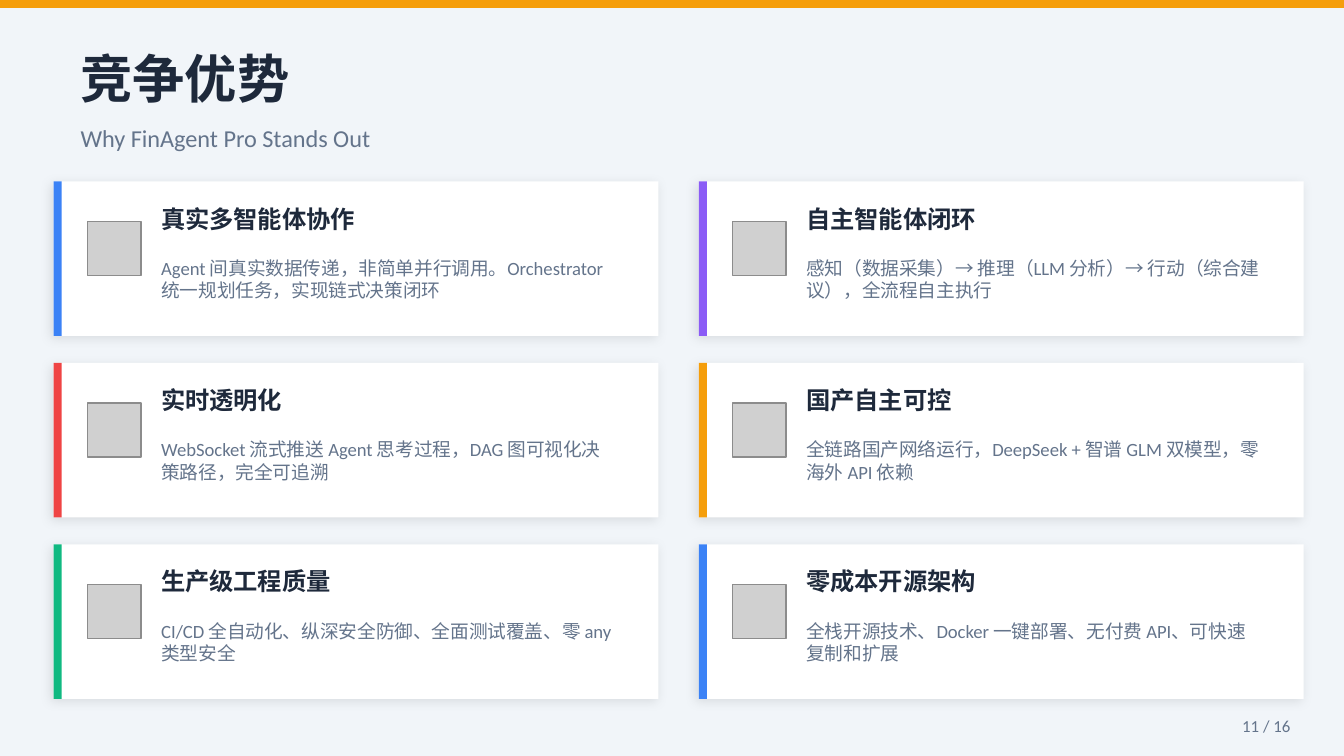
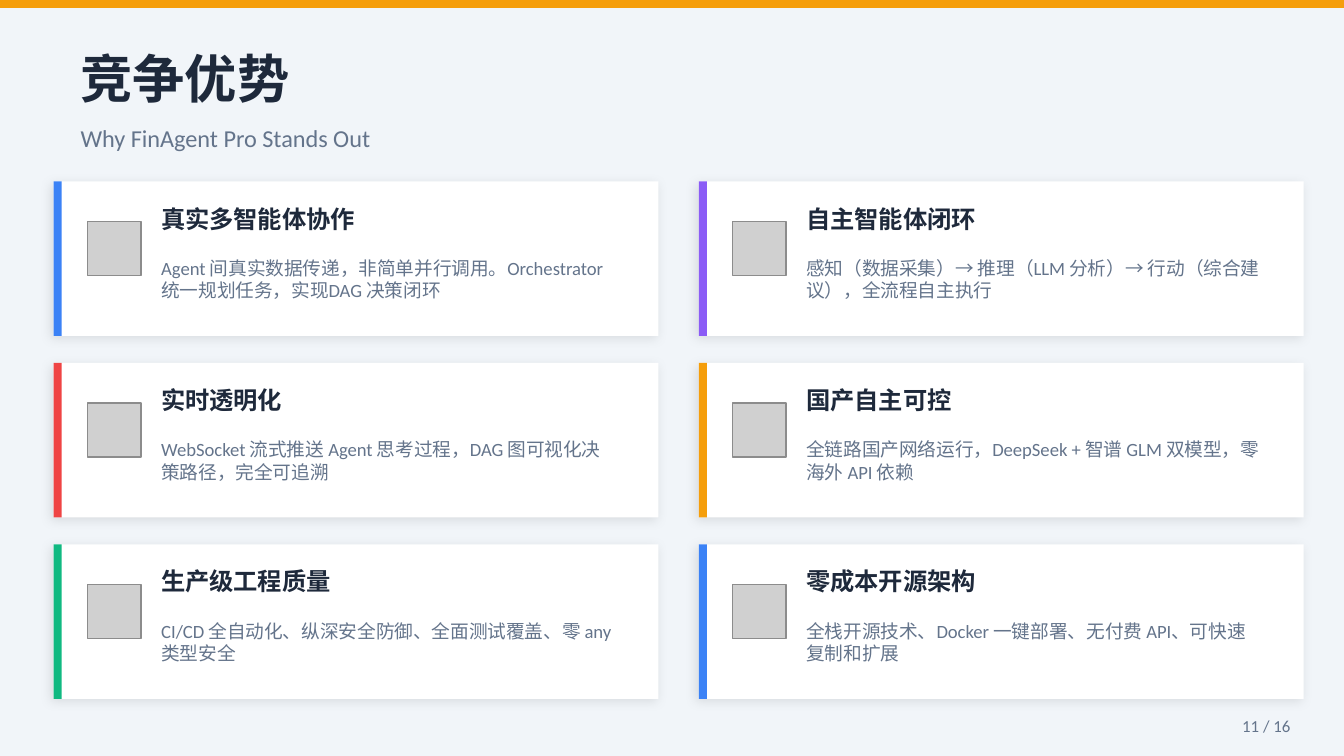
Before and after one commit to yigenfeng0707-netizen/finagent-pro, a slide deck: slide 11 of FinAgent-Pro-比赛答辩PPT.pptx. Drawn at 1344x756 pixels with LibreOffice and Linux fonts; fonts in the diff are those of the drawing; grey boxes stand for pictures. Boxes give left, top, right and bottom in pixels: in the first picture for what was removed or moved away, otherwise in the second. Text is boxed around its words. In the diff, an @@ line names an element or a change of style, - is before the commit and + after.

```diff
--- a/FinAgent-Pro-比赛答辩PPT.pptx
+++ b/FinAgent-Pro-比赛答辩PPT.pptx
@@ text at bbox=[161, 259, 603, 299]: text changed @@
-Agent 间真实数据传递，非简单并行调用。Orchestrator 统一规划任务，实现链式决策闭环
+Agent 间真实数据传递，非简单并行调用。Orchestrator 统一规划任务，实现DAG 决策闭环
```
Also in this commit, not shown: 2 other slides changed, 9 other files.
